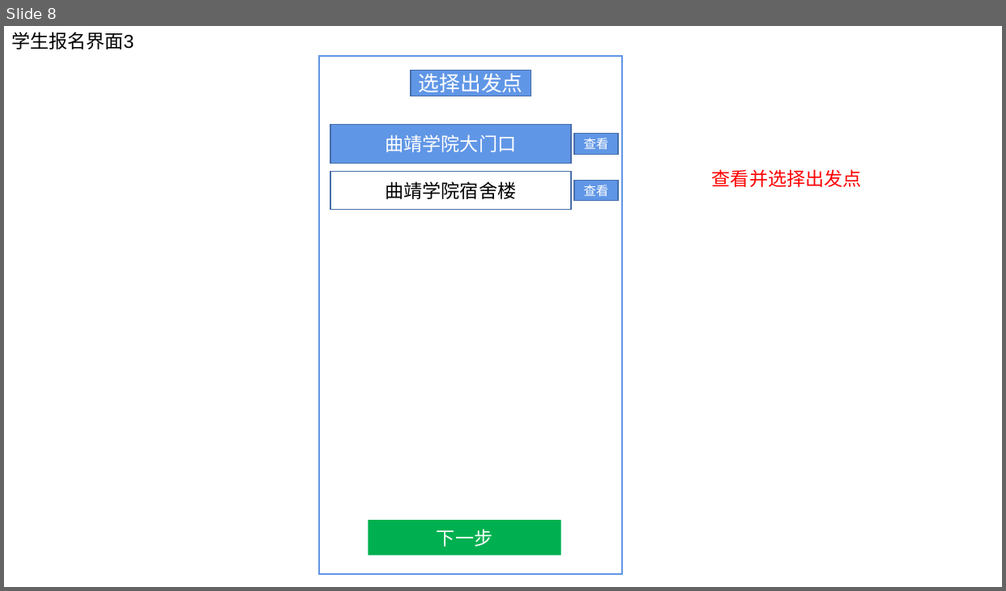
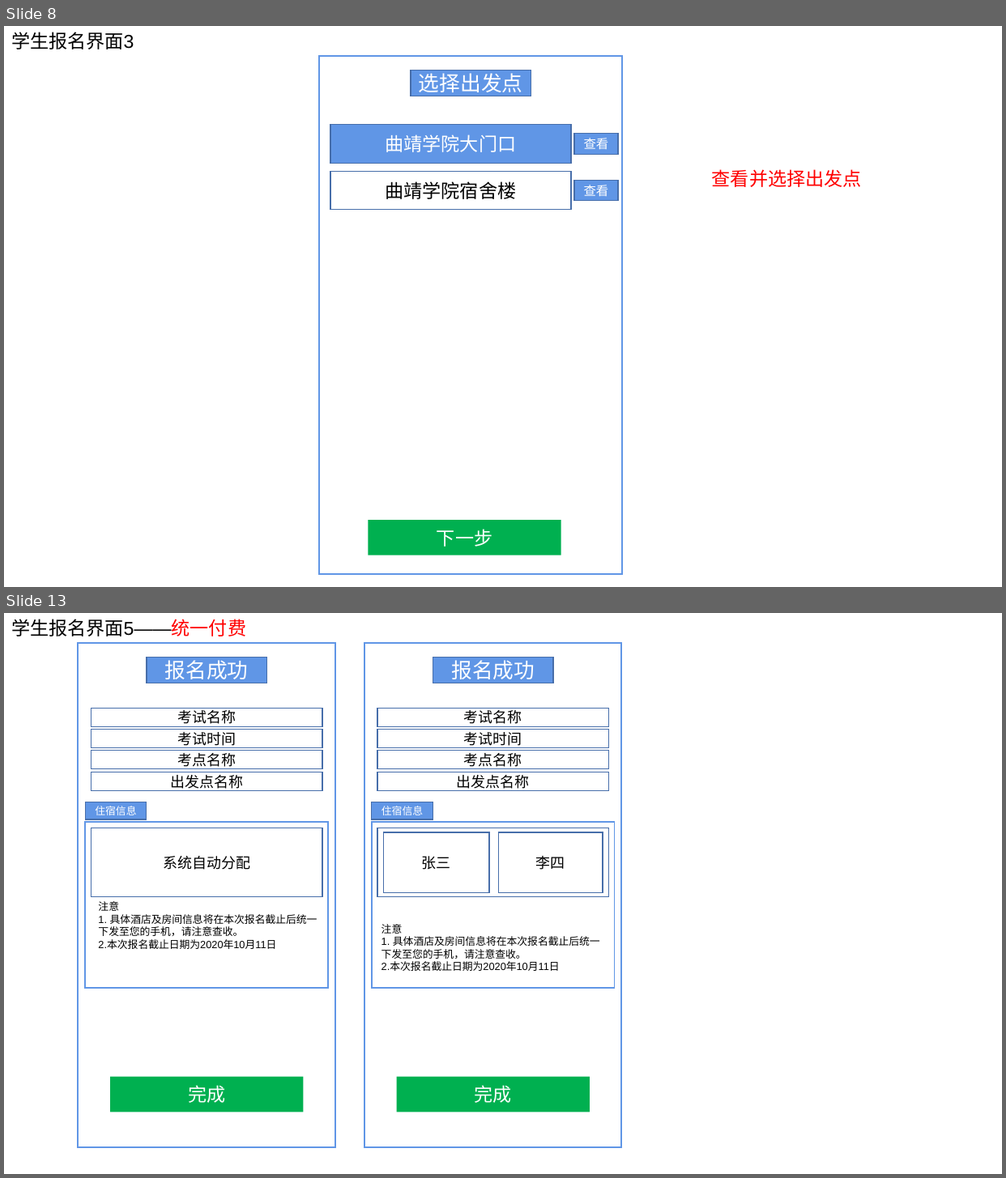
Before and after one commit to ISheenSomeOne/eTeam, a slide deck: eTeam需求界面1.pptx. Shown one above the other, each under a label of ours: slide 8 before the commit, slides 8 and 13 after it; the slides between them are not shown. The pictures are 1006x591 and 1006x1178 pixels, drawn with LibreOffice and Linux fonts; fonts in the diff are those of the drawing. Boxes give left, top, right and bottom in pixels: in the first picture for what was removed or moved away, otherwise in the second. Text is boxed around its words. In the diff, an @@ line names an element or a change of style, - is before the commit and + after.

```diff
--- a/eTeam需求界面1.pptx
+++ b/eTeam需求界面1.pptx
@@ slide 13 added at bbox=[4, 613, 1002, 1174], background #FFFFFF @@
@@ text added at bbox=[11, 619, 246, 636], 18 pt, text #000000 @@
+学生报名界面5——统一付费
@@ rectangle added at bbox=[78, 643, 335, 1148], outline #6096E6 1.5 pt @@
@@ rectangle added at bbox=[147, 658, 266, 683], fill #6096E6, outline #476FAA 1 pt, 20 pt, text #FFFFFF @@
+报名成功
@@ rectangle added at bbox=[364, 643, 622, 1148], outline #6096E6 1.5 pt @@
@@ rectangle added at bbox=[433, 658, 553, 683], fill #6096E6, outline #476FAA 1 pt, 20 pt, text #FFFFFF @@
+报名成功
@@ rectangle added at bbox=[91, 708, 322, 726], outline #476FAA 1 pt, 14 pt, text #000000 @@
+考试名称
@@ rectangle added at bbox=[377, 708, 609, 726], outline #476FAA 1 pt, 14 pt, text #000000 @@
+考试名称
@@ rectangle added at bbox=[91, 729, 322, 747], outline #476FAA 1 pt, 14 pt, text #000000 @@
+考试时间
@@ rectangle added at bbox=[377, 729, 609, 747], outline #476FAA 1 pt, 14 pt, text #000000 @@
+考试时间
@@ rectangle added at bbox=[91, 751, 322, 769], outline #476FAA 1 pt, 14 pt, text #000000 @@
+考点名称
@@ rectangle added at bbox=[377, 751, 609, 769], outline #476FAA 1 pt, 14 pt, text #000000 @@
+考点名称
@@ rectangle added at bbox=[91, 773, 322, 791], outline #476FAA 1 pt, 14 pt, text #000000 @@
+出发点名称
@@ rectangle added at bbox=[377, 773, 609, 791], outline #476FAA 1 pt, 14 pt, text #000000 @@
+出发点名称
@@ rectangle added at bbox=[85, 803, 147, 820], fill #6096E6, outline #476FAA 1 pt, 10 pt, text #FFFFFF @@
+住宿信息
@@ rectangle added at bbox=[372, 803, 433, 820], fill #6096E6, outline #476FAA 1 pt, 10 pt, text #FFFFFF @@
+住宿信息
@@ rectangle added at bbox=[85, 822, 328, 988], outline #6096E6 1.5 pt @@
@@ rectangle added at bbox=[91, 828, 322, 897], outline #476FAA 1 pt, 14 pt, text #000000 @@
+系统自动分配
@@ rectangle added at bbox=[372, 822, 615, 988], outline #6096E6 1.5 pt @@
@@ rectangle added at bbox=[377, 828, 609, 897], outline #476FAA 1 pt @@
@@ rectangle added at bbox=[384, 833, 489, 893], outline #476FAA 1 pt, 14 pt, text #000000 @@
+张三
@@ rectangle added at bbox=[499, 833, 603, 893], outline #476FAA 1 pt, 14 pt, text #000000 @@
+李四
@@ text added at bbox=[98, 901, 317, 949], 10 pt, text #000000 @@
+注意
+1. 具体酒店及房间信息将在本次报名截止后统一下发至您的手机，请注意查收。
+2.本次报名截止日期为2020年10月11日
@@ text added at bbox=[381, 924, 600, 971], 10 pt, text #000000 @@
+注意
+1. 具体酒店及房间信息将在本次报名截止后统一下发至您的手机，请注意查收。
+2.本次报名截止日期为2020年10月11日
@@ rectangle added at bbox=[110, 1077, 304, 1112], fill #00B050, 18 pt, text #FFFFFF @@
+完成
@@ rectangle added at bbox=[396, 1077, 590, 1112], fill #00B050, 18 pt, text #FFFFFF @@
+完成
```
Also in this commit, not shown: 4 slides changed, 2 other slides added.
